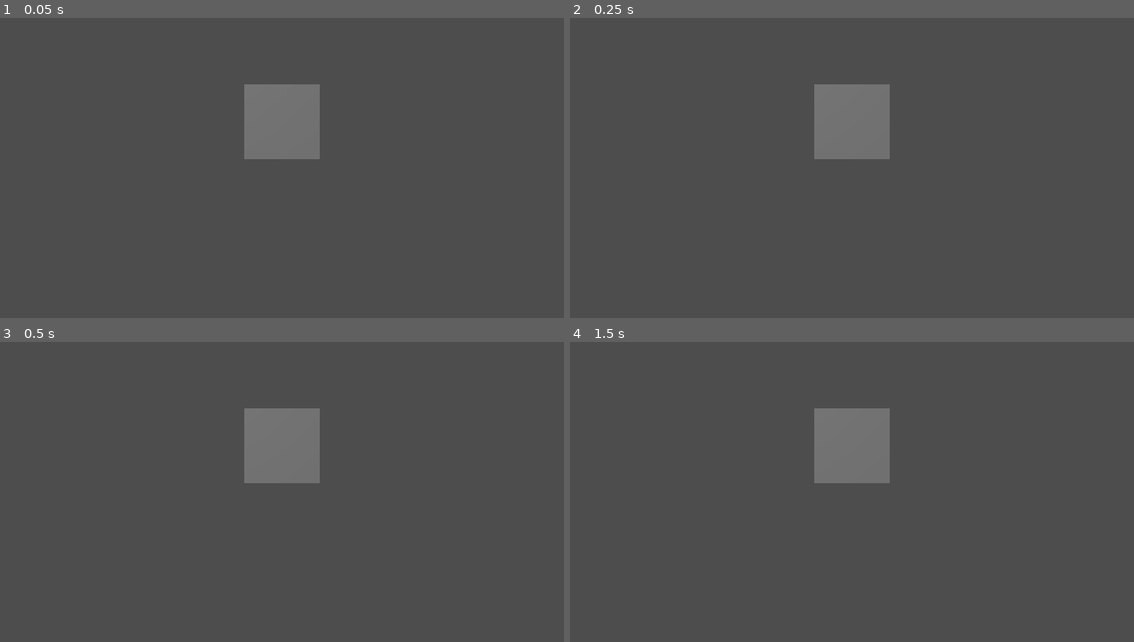
Above: before the commit, frames 1-4 (two rows, left to right).
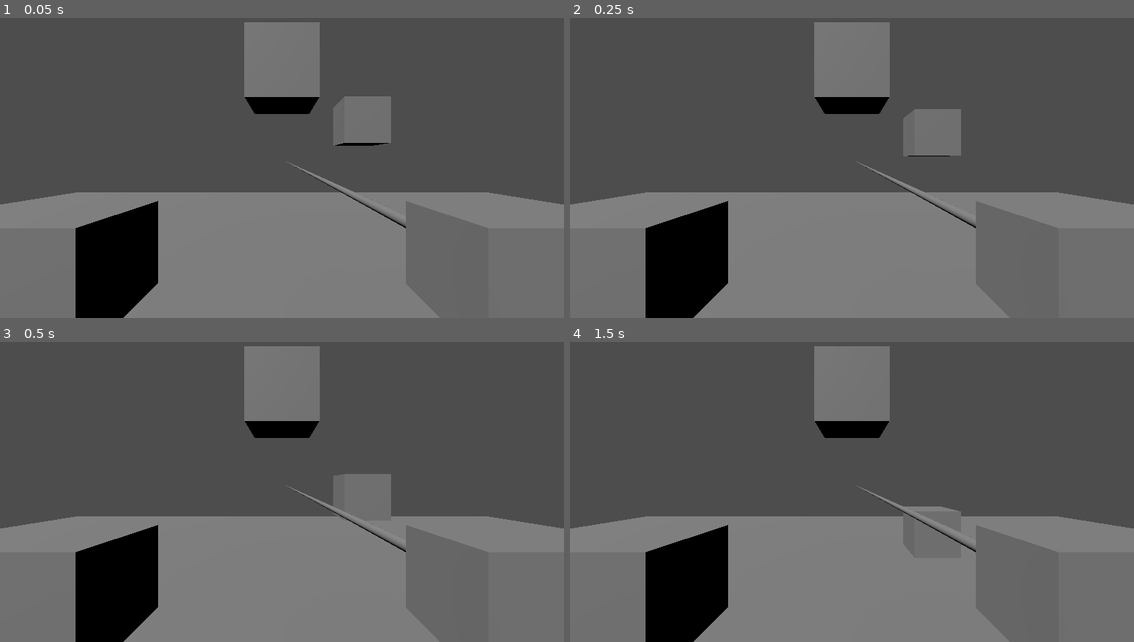
Above: after the commit, the same moments.

Repository: hweij/Kick-a-Brick
Game: Godot game, scene res://main.tscn
Two runs of this game, one before a commit and one after it. Both use one fixed random seed, a clock stepped at 60 frames per second and the inputs below.
Inputs:
- Up to frame 1 (0.05 s): no input
- Up to frame 2 (0.25 s): no input
- Up to frame 3 (0.5 s): no input
- Up to frame 4 (1.5 s): tap Enter at 1.25 s

The runs differ from the first frame. In frame 1, 47% of the frame differs, in the area x 0-100%, y 1-100%; in frame 2, 47%; in frame 3, 46%; in frame 4, 45%.

Commit message:
working physics, push the box

Diff:
--- a/LeftController.gd
+++ /dev/null
@@ -1,6 +0,0 @@
-extends XRController3D
-
-
-# Called when the node enters the scene tree for the first time.
-func _ready():
-	pass # Replace with function body.
--- /dev/null
+++ b/RightController.gd
@@ -0,0 +1,42 @@
+extends XRController3D
+
+
+var trigger_click = false
+
+# Called when the node enters the scene tree for the first time.
+func _ready():
+	pass # Replace with function body.
+
+# Called every frame. 'delta' is the elapsed time since the previous frame.
+# func _process(delta):
+#	pass
+
+const RAY_LENGTH = 20
+
+func _physics_process(_delta):
+	var space_state = get_world_3d().direct_space_state
+
+	var origin = self.global_position
+	var dir := -self.global_transform.basis.z
+	var end = origin + (dir * RAY_LENGTH)
+	var query = PhysicsRayQueryParameters3D.create(origin, end)
+	query.collide_with_areas = true
+
+	var result = space_state.intersect_ray(query)
+
+	# print(result)
+
+	var push = false
+	var state = get_input("trigger_click")
+	if state != trigger_click:
+		trigger_click = state
+		push = trigger_click
+
+	if push && result && result.collider:
+		var obj = result.collider
+		if obj is RigidBody3D:
+			print("PUSH")
+			print(result)
+			var local_pos = result.position - obj.position
+			print(local_pos)
+			result.collider.apply_impulse(dir, local_pos)
--- a/main.gd
+++ b/main.gd
@@ -18,8 +18,10 @@
 	else:
 		print("OpenXR not initialized, please check if your headset is connected")
 
+	# Store references to the controllers, might remove this later
 	leftController = get_node("Player/XROrigin3D/LeftController");
 	rightController = get_node("Player/XROrigin3D/LeftController");
 
 func _process(_delta):
-	print(leftController.get_input("trigger_click"))
+	pass
+	# print(leftController.get_input("trigger_click"))
--- a/main.tscn
+++ b/main.tscn
@@ -1,18 +1,46 @@
-[gd_scene load_steps=4 format=3 uid="uid://b3alaphrv0bhe"]
+[gd_scene load_steps=8 format=3 uid="uid://b3alaphrv0bhe"]
 
 [ext_resource type="Script" path="res://main.gd" id="1_dlnwc"]
 [ext_resource type="PackedScene" uid="uid://chocfnd1gnxcl" path="res://player.tscn" id="2_08ovr"]
 
+[sub_resource type="BoxShape3D" id="BoxShape3D_1cq8w"]
+
+[sub_resource type="BoxMesh" id="BoxMesh_i1lyo"]
+
 [sub_resource type="BoxMesh" id="BoxMesh_x3fak"]
+
+[sub_resource type="BoxShape3D" id="BoxShape3D_pcrbq"]
+size = Vector3(20, 1, 20)
+
+[sub_resource type="PlaneMesh" id="PlaneMesh_y03x2"]
+size = Vector2(20, 20)
 
 [node name="Main" type="Node3D"]
 script = ExtResource("1_dlnwc")
 
 [node name="Player" parent="." instance=ExtResource("2_08ovr")]
 
+[node name="RigidBox" type="RigidBody3D" parent="Player"]
+transform = Transform3D(1, 0, 0, 0, 1, 0, 0, 0, 1, 1.85282, 2.46868, -4.95807)
+
+[node name="CollisionShape3D" type="CollisionShape3D" parent="Player/RigidBox"]
+shape = SubResource("BoxShape3D_1cq8w")
+
+[node name="MeshInstance3D" type="MeshInstance3D" parent="Player/RigidBox"]
+mesh = SubResource("BoxMesh_i1lyo")
+
 [node name="MeshInstance3D" type="MeshInstance3D" parent="."]
-transform = Transform3D(1, 0, 0, 0, 1, 0, 0, 0, 1, 0, 0.5, -3.25538)
+transform = Transform3D(1, 0, 0, 0, 1, 0, 0, 0, 1, 0, 2.93419, -3.25538)
 mesh = SubResource("BoxMesh_x3fak")
 
 [node name="DirectionalLight3D" type="DirectionalLight3D" parent="."]
 transform = Transform3D(0.762578, 0.457425, -0.457425, 0, 0.707107, 0.707107, 0.646896, -0.539224, 0.539224, 0, 4.52379, 0)
+
+[node name="StaticBody3D" type="StaticBody3D" parent="."]
+
+[node name="CollisionShape3D" type="CollisionShape3D" parent="StaticBody3D"]
+transform = Transform3D(1, 0, 0, 0, 1, 0, 0, 0, 1, 0, -0.5, 0)
+shape = SubResource("BoxShape3D_pcrbq")
+
+[node name="MeshInstance3D" type="MeshInstance3D" parent="StaticBody3D"]
+mesh = SubResource("PlaneMesh_y03x2")
--- a/player.tscn
+++ b/player.tscn
@@ -1,26 +1,55 @@
-[gd_scene load_steps=3 format=3 uid="uid://chocfnd1gnxcl"]
+[gd_scene load_steps=6 format=3 uid="uid://chocfnd1gnxcl"]
 
-[ext_resource type="Script" path="res://LeftController.gd" id="1_ap5kq"]
+[ext_resource type="Script" path="res://RightController.gd" id="1_l2th2"]
 
 [sub_resource type="BoxMesh" id="BoxMesh_1gwgh"]
+
+[sub_resource type="CylinderMesh" id="CylinderMesh_xo0dg"]
+top_radius = 0.01
+bottom_radius = 0.01
+height = 10.0
+radial_segments = 8
+rings = 1
+
+[sub_resource type="SphereMesh" id="SphereMesh_blmgw"]
+
+[sub_resource type="CylinderMesh" id="CylinderMesh_bwfe6"]
 
 [node name="Player" type="Node3D"]
 
 [node name="XROrigin3D" type="XROrigin3D" parent="."]
 
 [node name="XRCamera3D" type="XRCamera3D" parent="XROrigin3D"]
+transform = Transform3D(1, 0, 0, 0, 1, 0, 0, 0, 1, 0, 1.6, 0)
 
 [node name="LeftController" type="XRController3D" parent="XROrigin3D"]
+transform = Transform3D(1, 0, 0, 0, 1, 0, 0, 0, 1, -0.2, 1.5, -0.2)
 tracker = &"left_hand"
-script = ExtResource("1_ap5kq")
 
 [node name="MeshInstance3D" type="MeshInstance3D" parent="XROrigin3D/LeftController"]
 transform = Transform3D(0.1, 0, 0, 0, 0.1, 0, 0, 0, 0.1, 0, 0, 0)
 mesh = SubResource("BoxMesh_1gwgh")
 
 [node name="RightController" type="XRController3D" parent="XROrigin3D"]
+transform = Transform3D(1, 0, 0, 0, 1, 0, 0, 0, 1, 0.2, 1.5, -0.2)
 tracker = &"right_hand"
+script = ExtResource("1_l2th2")
 
 [node name="MeshInstance3D" type="MeshInstance3D" parent="XROrigin3D/RightController"]
 transform = Transform3D(0.1, 0, 0, 0, 0.1, 0, 0, 0, 0.1, 0, 0, 0)
 mesh = SubResource("BoxMesh_1gwgh")
+
+[node name="Ray" type="MeshInstance3D" parent="XROrigin3D/RightController"]
+transform = Transform3D(1, 0, 0, 0, -4.37114e-08, -1, 0, 1, -4.37114e-08, 0, 0, -5)
+mesh = SubResource("CylinderMesh_xo0dg")
+
+[node name="PlayerPlaceholder" type="Node3D" parent="XROrigin3D"]
+
+[node name="Head" type="MeshInstance3D" parent="XROrigin3D/PlayerPlaceholder"]
+transform = Transform3D(0.2, 0, 0, 0, 0.2, 0, 0, 0, 0.2, 0, 1.6, 0)
+mesh = SubResource("SphereMesh_blmgw")
+
+[node name="Body" type="MeshInstance3D" parent="XROrigin3D/PlayerPlaceholder"]
+transform = Transform3D(0.2, 0, 0, 0, 0.6, 0, 0, 0, 0.2, 0, 0.6, 0)
+mesh = SubResource("CylinderMesh_bwfe6")
+skeleton = NodePath("../..")
